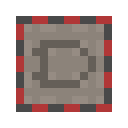
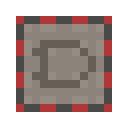
The second 128 × 128 image is a revision of the first. Changes to its layers:
painted on "Background" over [left=16, top=16, right=104, bottom=112]
